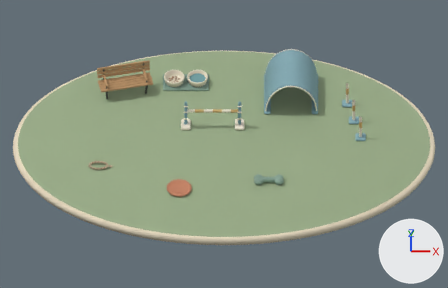
One commit to the Blender file design/yard-blender/playground.blend: the scene before it, then after it.
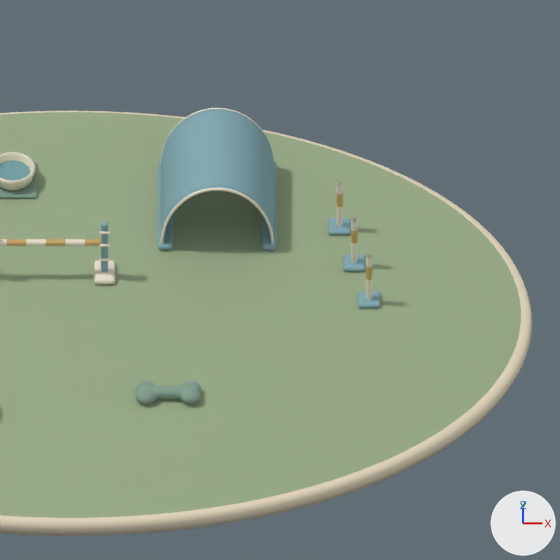
Old and new are each drawn from the file's camera 'Playground camera' and again close up on the part from 43% to 100% of the width and 0% to 89% of the height. The lights are fixed; the arrows at lower right show +X, +Y and +Z. The last two pictures show the newer version.

Names of what the first close-up shows: 'Agility blue', 'Agility cream', 'Lawn edge', 'Lawn surface', 'Soft bone chew', 'Warm ivory ceramic' and 3 more.
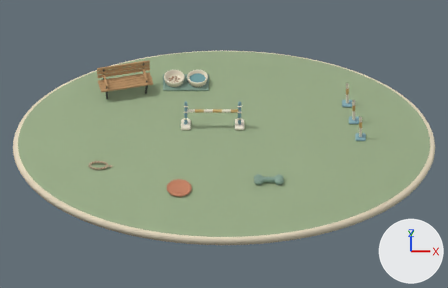
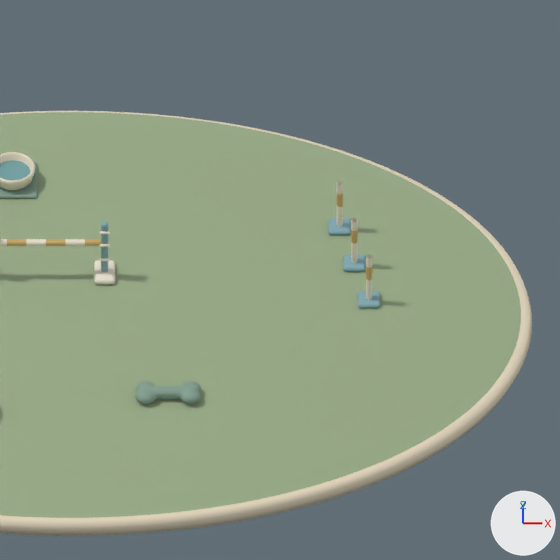
Where the newer file only moved an object's origin or applied its transform, the numbers keep the older frame.

What differs and where, as boxes [x1, y1, x2, y2] in the close-ups (560 x 560 px):
'Agility blue', reshaped (54% shorter): before [101, 109, 380, 308]; after [101, 218, 380, 308]
'Agility cream', reshaped: before [0, 108, 372, 300]; after [0, 181, 372, 300]
part 1 of me_tunnel_rib_009, deleted: before [160, 188, 274, 244]
part 2 of me_tunnel_rib_009, deleted: before [160, 108, 274, 163]
part 3 of me_open_tunnel_shell_001, deleted (cyan): before [158, 109, 277, 250]

Patch to the scene script:
```diff
--- a/design/yard-blender/playground.blend.py
+++ b/design/yard-blender/playground.blend.py
@@ me_open_tunnel_shell_001 @@
 # used by ob_agility_blue; location = (0.0, 0.0, 0.0)
-me_open_tunnel_shell_001.from_pydata(...)  # 4690 vertices, 4646 faces; spans x -1.77..6.33, y 0.17..4.5, z 0.0..1.68
+me_open_tunnel_shell_001.from_pydata(...)  # 480 vertices, 490 faces; spans x -1.77..6.33, y 0.17..2.83, z 0.0..1.45
+# me_open_tunnel_shell_001 part 3: 10 loose pieces with 4210 vertices, spanning x 1.79..4.21, y 1.9..4.5, z 0.0..1.68, are deleted
+# me_open_tunnel_shell_001 part 4: the surface is now shaded flat
+# other edits to the shape of me_open_tunnel_shell_001 do not show in these pictures
 me_open_tunnel_shell_001.materials.append(mat_agility_blue)
@@ me_tunnel_rib_009 @@
 # used by ob_agility_cream; location = (0.0, 0.0, 0.0)
-me_tunnel_rib_009.from_pydata(...)  # 1648 vertices, 1600 faces; spans x -1.91..6.16, y 0.34..4.43, z 0.0..1.68
+me_tunnel_rib_009.from_pydata(...)  # 864 vertices, 832 faces; spans x -1.91..6.16, y 0.34..2.66, z 0.0..1.27
+# me_tunnel_rib_009 part 1: the loose piece of 392 vertices spanning x 1.84..4.16, y 1.97..2.03, z 0.12..1.68 is deleted
+# me_tunnel_rib_009 part 2: the loose piece of 392 vertices spanning x 1.84..4.16, y 4.37..4.43, z 0.12..1.68 is deleted
 me_tunnel_rib_009.materials.append(mat_agility_cream)
```
